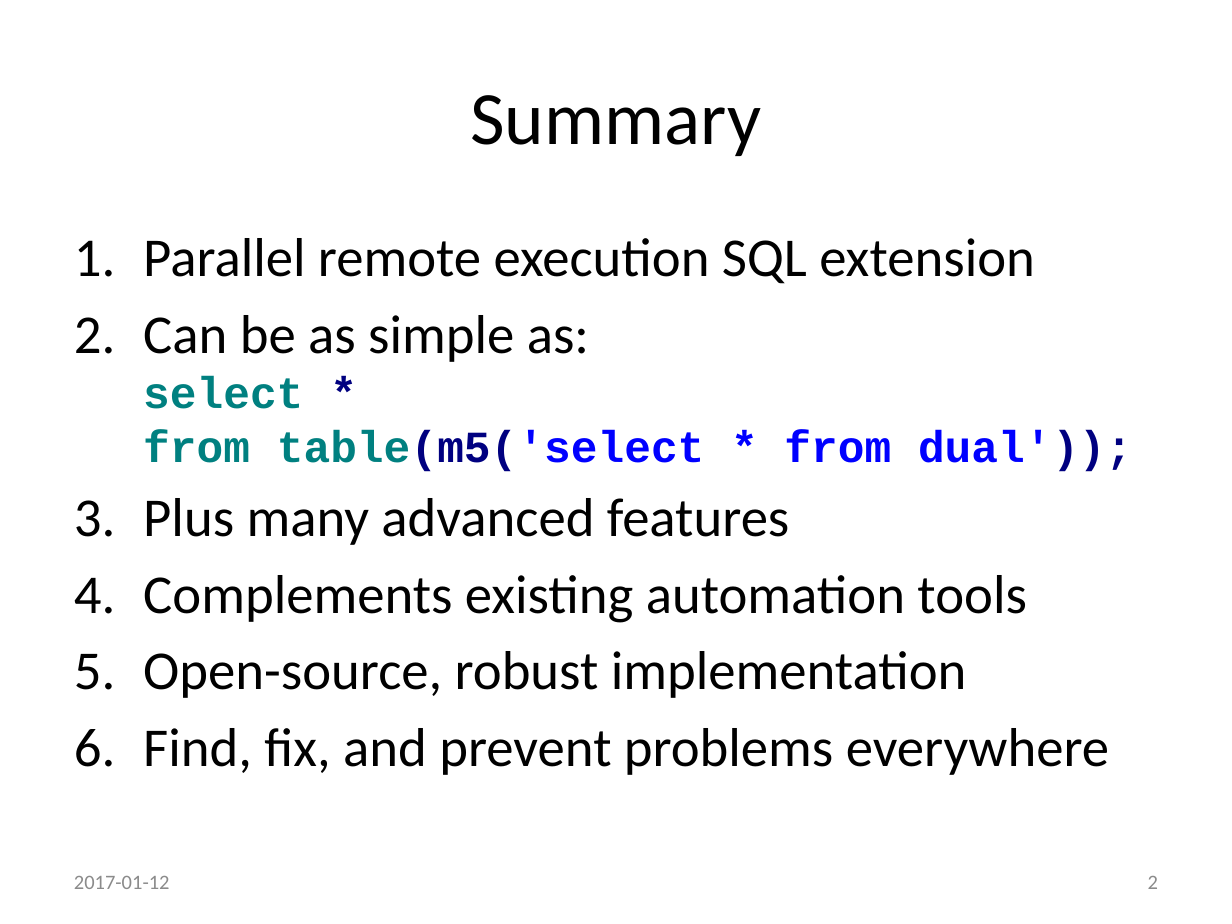
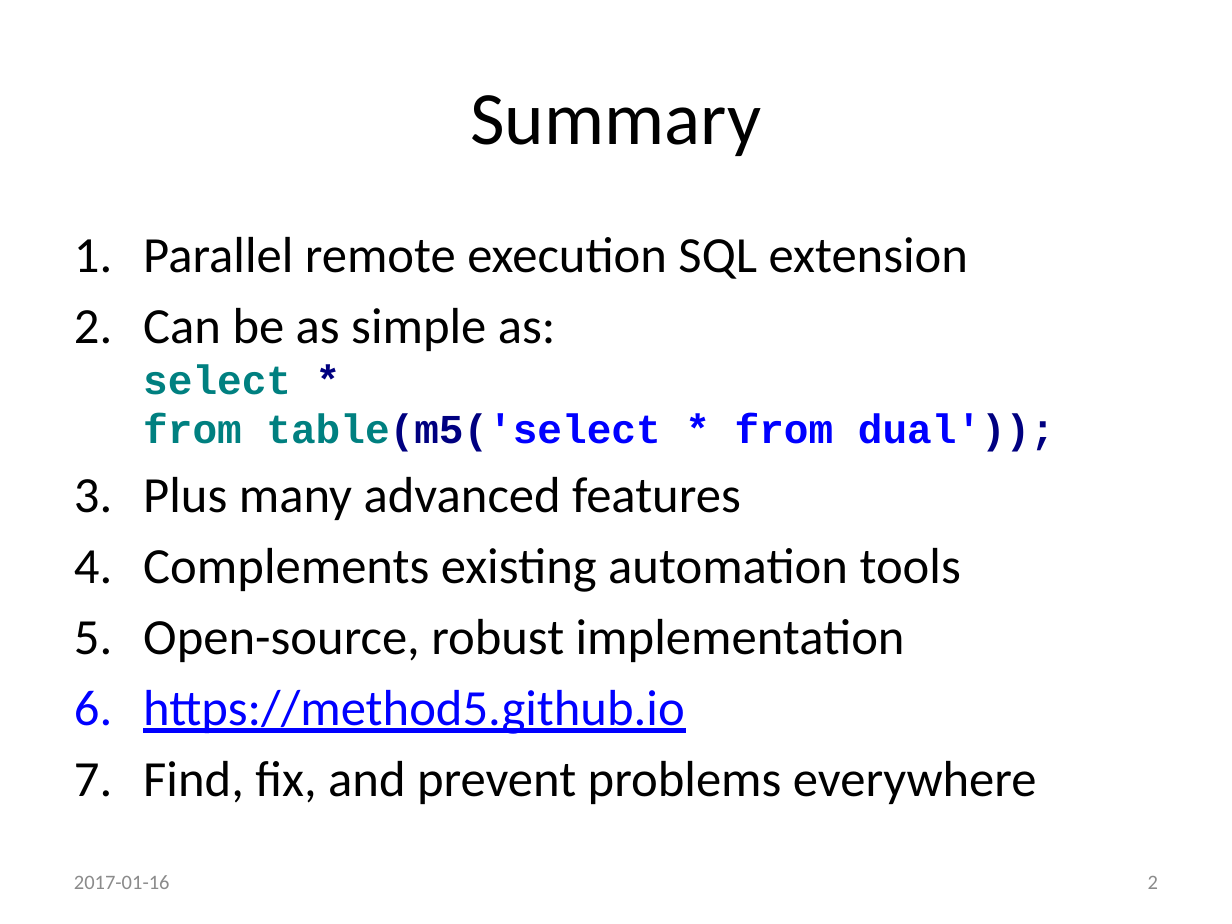
Before and after one commit to method5/method5.github.io, a slide deck: slide 2 of presentations/Method5.pptx. Drawn at 1232x924 pixels with LibreOffice and Linux fonts; fonts in the diff are those of the drawing; background and template pictures are left out. Boxes give left, top, right and bottom in pixels: in the first picture for what was removed or moved away, otherwise in the second. Text is boxed around its words. In the diff, an @@ line names an element or a change of style, - is before the commit and + after.

Commit message:
Added link in summary, added admin email info.

```diff
--- a/presentations/Method5.pptx
+++ b/presentations/Method5.pptx
@@ text at <box>143,237,1055,804</box>: size 32 to 29.6 pt in "Parallel remote execution SQL extension", "Can be as simple as:", "Plus many advanced features", "Complements existing automation tools" and 2 more places; size 26 to 24.1 pt in "select * from table(m5('select * from dual'));" @@
@@ text at <box>143,690,684,734</box>: paragraph added @@
+6. https://method5.github.io
@@ text at <box>74,875,170,889</box>: text changed @@
-2017-01-12
+2017-01-16
```
Also in this commit, not shown: 15 other slides changed.
